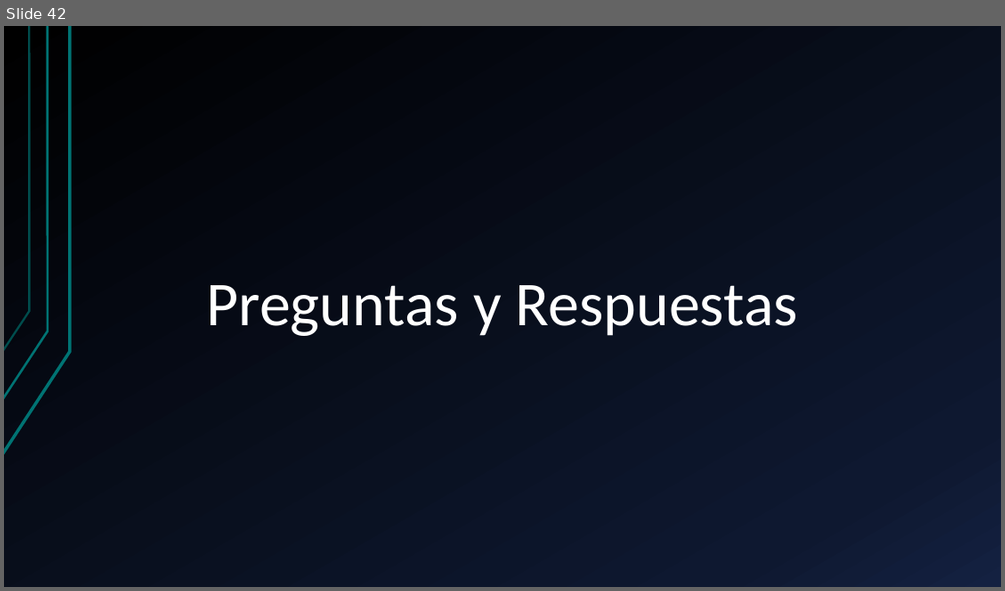
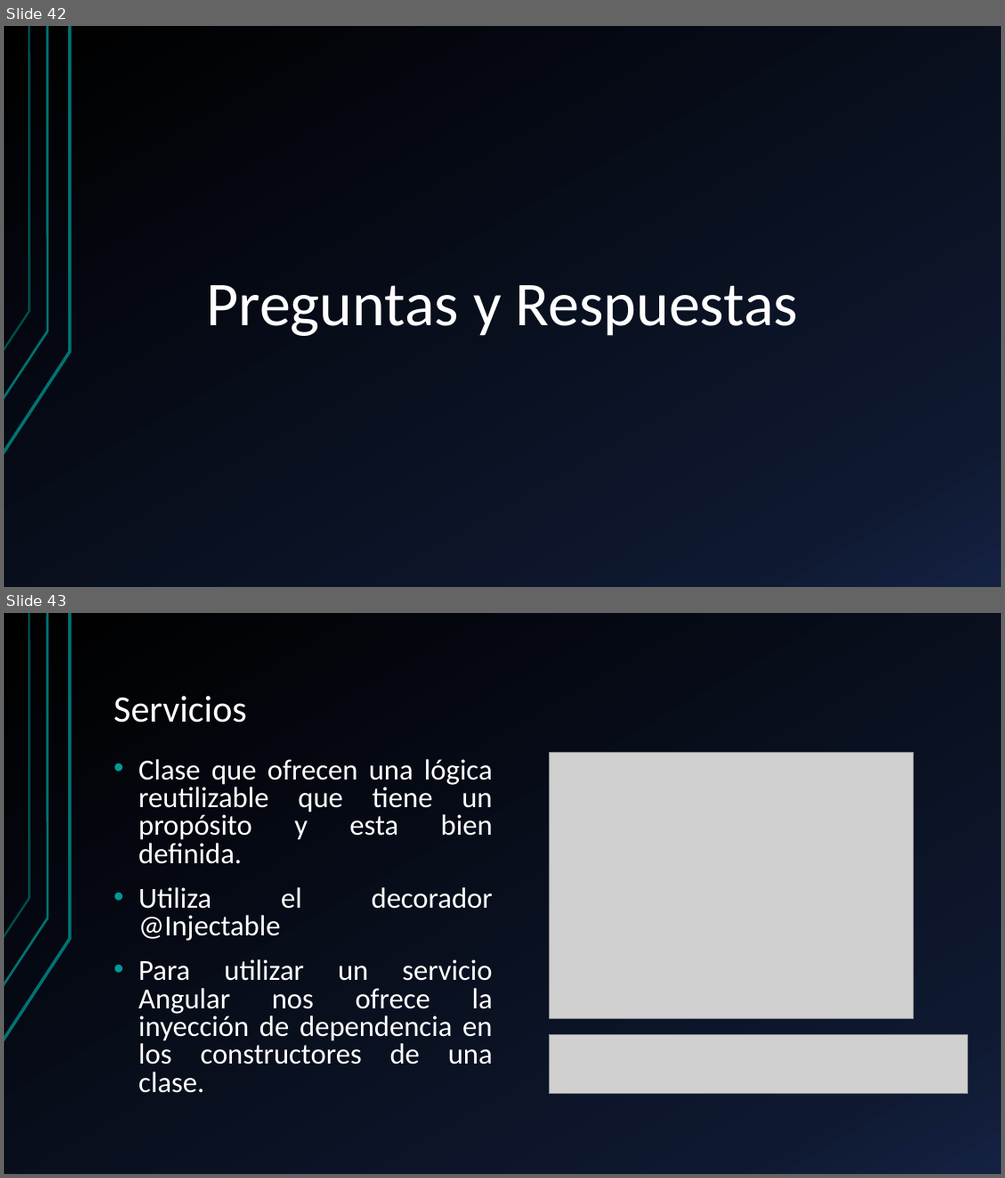
Before and after one commit to KevinToala/capacitacionAngular, a slide deck: Angular.pptx. Shown one above the other, each under a label of ours: slide 42 before the commit, slides 42 and 43 after it. The pictures are 1005x591 and 1005x1178 pixels, drawn with LibreOffice and Linux fonts; fonts in the diff are those of the drawing; grey boxes stand for pictures. Boxes give left, top, right and bottom in pixels: in the first picture for what was removed or moved away, otherwise in the second. Text is boxed around its words. In the diff, an @@ line names an element or a change of style, - is before the commit and + after.

Commit message:
Actualizacion diapositivas con introduccion servicios

```diff
--- a/Angular.pptx
+++ b/Angular.pptx
@@ slide 43 added at <box>4,613,1001,1174</box>, background gradient #000000 to #0F1931 to #142242; not listed: 3 template elements that a slide beside it also shows @@
@@ title added at <box>113,696,247,722</box>, 36 pt, text #FFFFFF @@
+Servicios
@@ text added at <box>138,759,493,1093</box>, 28 pt, text #FFFFFF @@
+• Clase que ofrecen una lógica reutilizable que tiene un propósito y esta bien definida.
+• Utiliza el decorador @Injectable
+• Para utilizar un servicio Angular nos ofrece la inyección de dependencia en los constructores de una clase.
@@ picture added at <box>550,752,914,1018</box> @@
@@ picture added at <box>550,1035,967,1094</box> @@
```
Also in this commit, not shown: 1 other slide added.
